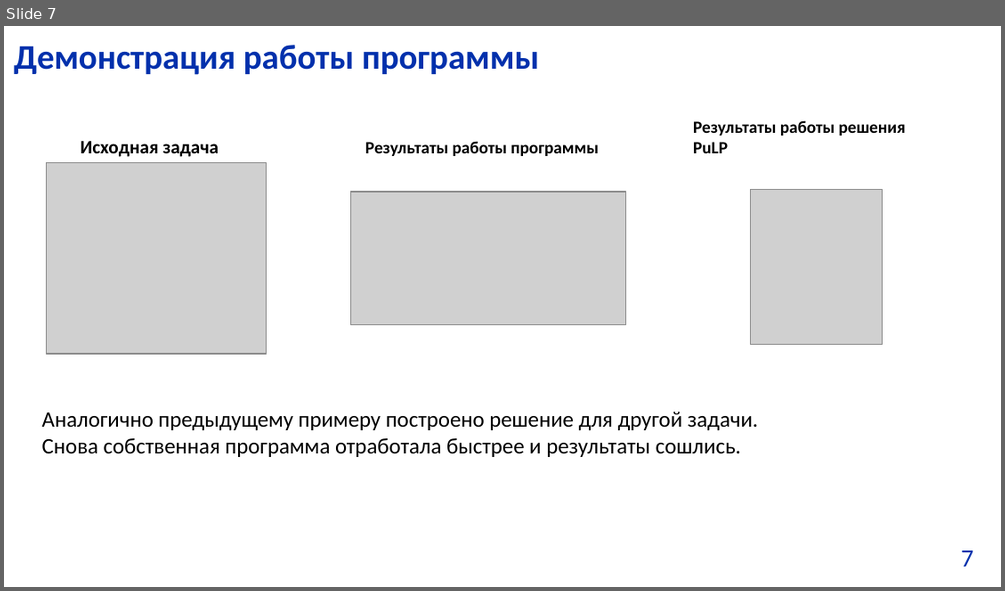
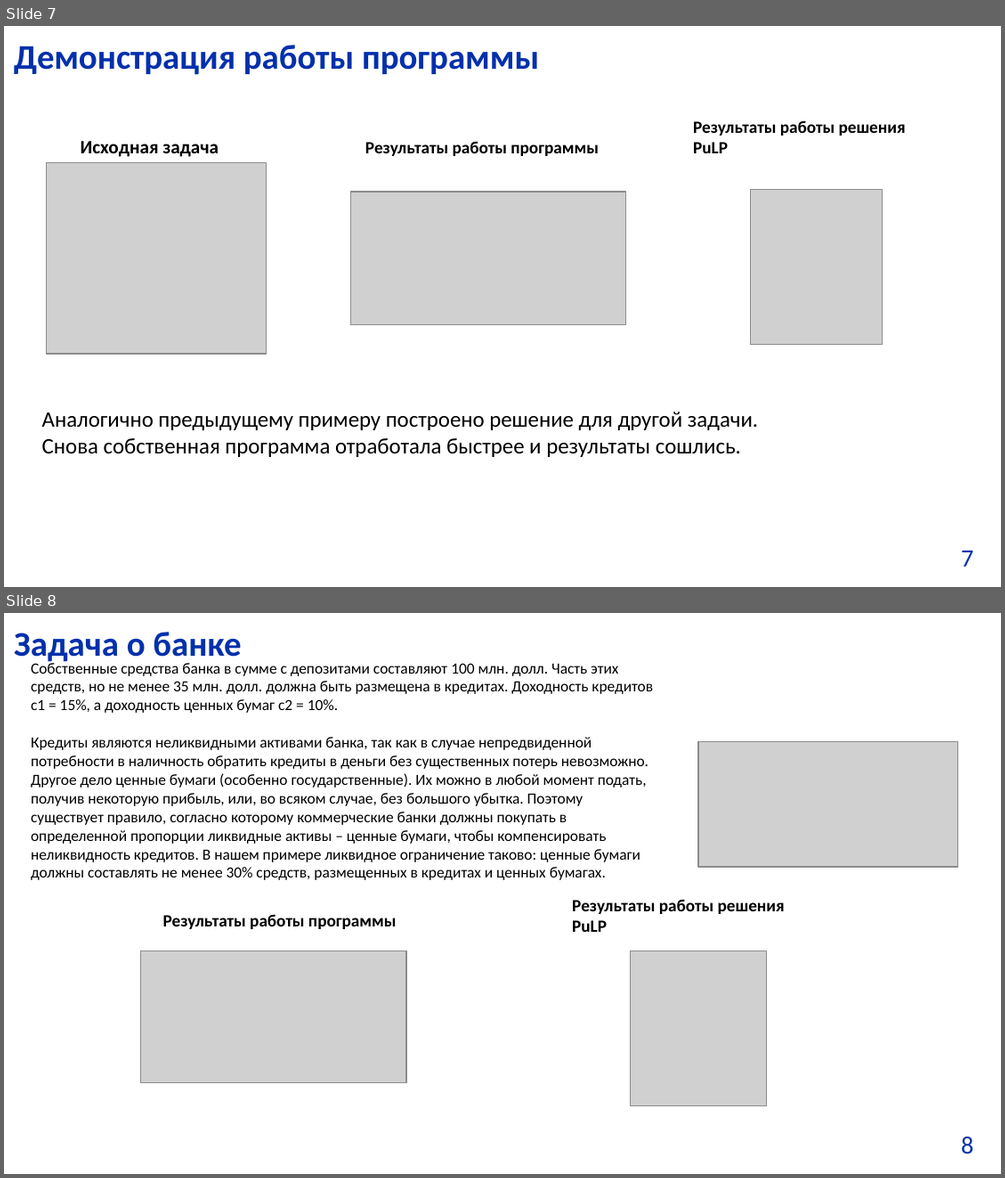
Before and after one commit to Laink67/Decision-support-technologies-in-finance, a slide deck: Lab2-Simplex/lab2.pptx. Shown one above the other, each under a label of ours: slide 7 before the commit, slides 7 and 8 after it. The pictures are 1005x591 and 1005x1178 pixels, drawn with LibreOffice and Linux fonts; fonts in the diff are those of the drawing; grey boxes stand for pictures; background and template pictures are left out. Boxes give left, top, right and bottom in pixels: in the first picture for what was removed or moved away, otherwise in the second. Text is boxed around its words. In the diff, an @@ line names an element or a change of style, - is before the commit and + after.

```diff
--- a/Lab2-Simplex/lab2.pptx
+++ b/Lab2-Simplex/lab2.pptx
@@ slide 8 added at (4,613,1001,1174), background picture (left out); not listed: 1 template element that a slide beside it also shows @@
@@ title added at (14,632,241,664), 25 pt, text #0230AC, bold @@
+Задача о банке
@@ text added at (31,660,653,880), 11.2 pt, text #000000 @@
+Cобственные средства банка в сумме с депозитами составляют 100 млн. долл. Часть этих средств, но не менее 35 млн. долл. должна быть размещена в кредитах. Доходность кредитов с1 = 15%, а доходность ценных бумаг с2 = 10%.
+Кредиты являются неликвидными активами банка, так как в случае непредвиденной потребности в наличность обратить кредиты в деньги без существенных потерь невозможно. Другое дело ценные бумаги (особенно государственные). Их можно в любой момент подать, получив некоторую прибыль, или, во всяком случае, без большого убытка. Поэтому существует правило, согласно которому коммерческие банки должны покупать в определенной пропорции ликвидные активы – ценные бумаги, чтобы компенсировать неликвидность кредитов. В нашем примере ликвидное ограничение таково: ценные бумаги должны составлять не менее 30% средств, размещенных в кредитах и ценных бумагах.
@@ picture added at (698,741,957,866) @@
@@ text added at (572,899,785,932), 12.4 pt, text #000000, bold @@
+Результаты работы решения PuLP
@@ text added at (163,914,396,929), 12.4 pt, text #000000, bold @@
+Результаты работы программы
@@ picture added at (140,951,406,1083) @@
@@ picture added at (630,951,766,1105) @@
```
Also in this commit, not shown: 2 slides changed, 2 other files.
